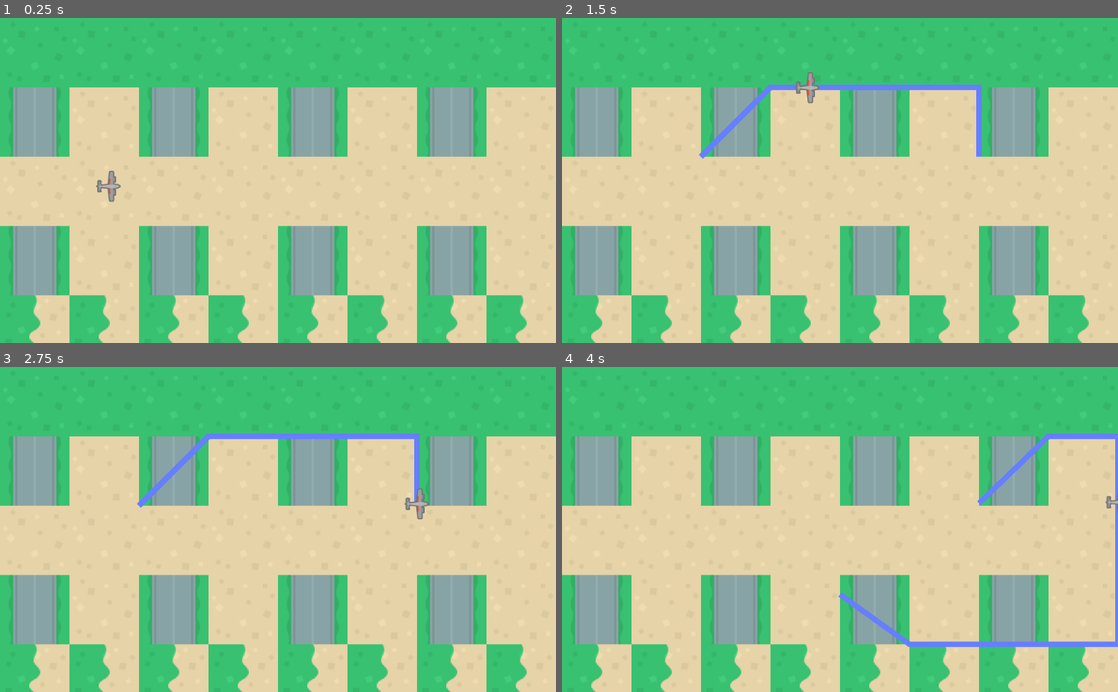
Above: before the commit, frames 1-4 (two rows, left to right).
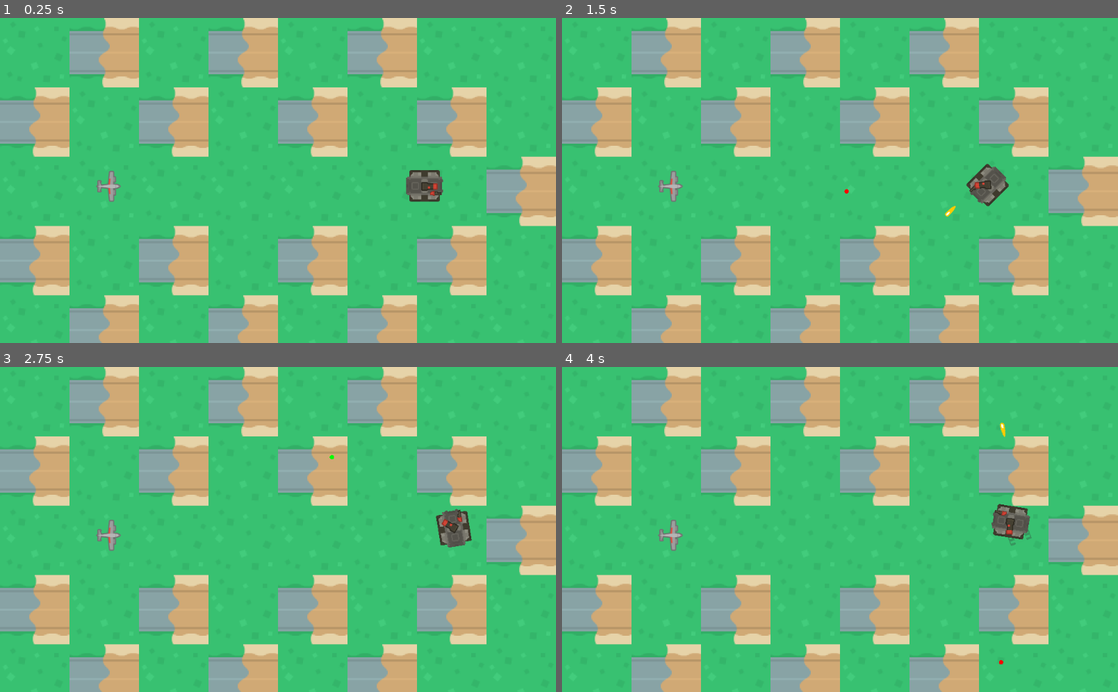
Above: after the commit, the same moments.

Repository: Lucas-B-C-Oliveira/Rougue-Tank-IA
Game: Godot game, scene res://Scenes/TestForPathFinding.tscn
Same seed, same stepped clock (60 frames per second), same inputs: the game is played once before the commit and once after it. This scene is started directly instead of the project's main scene.
Inputs (mouse positions are in pixels of both pictures, inside the frame that each line leads up to):
- Up to frame 1 (0.25 s): no input
- Up to frame 2 (1.5 s): tap Enter at 0.5 s; move the mouse to (962, 164) at 0.52 s; hold Right (ui_right) 0.53-1.28 s; right-click (962, 164) at 0.6 s; click (962, 164) at 0.67 s; move the mouse to (728, 196) at 1.27 s; hold Down (ui_down) from 1.28 s (still down); right-click (728, 196) at 1.35 s
- Up to frame 3 (2.75 s): move the mouse to (333, 458) at 2.02 s; release Down (ui_down) at 2.03 s; hold Right (ui_right) from 2.03 s (still down); right-click (333, 458) at 2.1 s
- Up to frame 4 (4 s): move the mouse to (812, 594) at 2.77 s; release Right (ui_right) at 2.78 s; hold Up (ui_up) 2.78-3.53 s; right-click (812, 594) at 2.85 s; click (812, 594) at 2.92 s; move the mouse to (1006, 578) at 3.52 s; hold Left (ui_left) from 3.53 s (still down); right-click (1006, 578) at 3.6 s

The runs differ from the first frame. In frame 1, 73% of the frame differs, in the area x 0-100%, y 0-100%; in frame 2, 74%; in frame 3, 74%; in frame 4, 74%.

Commit message:
implemented pathfinding in enemy

Diff:
--- a/Game/Scenes/TestForPathFinding.tscn
+++ b/Game/Scenes/TestForPathFinding.tscn
@@ -1,9 +1,13 @@
-[gd_scene load_steps=5 format=2]
+[gd_scene load_steps=7 format=2]
 
 [ext_resource path="res://scripts/TestForPathFinding-DEMO.gd" type="Script" id=1]
 [ext_resource path="res://resources/tileset.tres" type="TileSet" id=2]
 [ext_resource path="res://sprites/Inimigos/rogue_tank_sprites_2/towerDefense_tile271.png" type="Texture" id=3]
 [ext_resource path="res://scripts/Character.gd" type="Script" id=4]
+[ext_resource path="res://Scenes/Tank.tscn" type="PackedScene" id=5]
+
+[sub_resource type="RectangleShape2D" id=1]
+extents = Vector2( 23.0458, 28.6442 )
 
 [node name="Node2D" type="Node2D"]
 script = ExtResource( 1 )
@@ -14,7 +18,7 @@
 tile_set = ExtResource( 2 )
 cell_size = Vector2( 128, 128 )
 format = 1
-tile_data = PoolIntArray( 0, 0, 0, 1, 0, 0, 2, 0, 0, 3, 0, 0, 4, 0, 0, 5, 0, 0, 6, 0, 0, 7, 0, 0, 8, 28, 0, 9, 28, 0, 65536, 4, 0, 65537, 3, 0, 65538, 4, 0, 65539, 3, 0, 65540, 4, 0, 65541, 3, 0, 65542, 4, 0, 65543, 3, 0, 65544, 28, 0, 65545, 28, 0, 131072, 2, 0, 131073, 3, 0, 131074, 2, 0, 131075, 3, 0, 131076, 2, 0, 131077, 3, 0, 131078, 2, 0, 131079, 3, 0, 131080, 28, 0, 131081, 28, 0, 196608, 4, 0, 196609, 3, 0, 196610, 4, 0, 196611, 3, 0, 196612, 4, 0, 196613, 3, 0, 196614, 4, 0, 196615, 3, 0, 196616, 28, 0, 196617, 28, 0, 262144, 28, 0, 262145, 28, 0, 262146, 28, 0, 262147, 28, 0, 262148, 28, 0, 262149, 28, 0, 262150, 28, 0, 262151, 28, 0, 262152, 28, 0, 262153, 28, 0 )
+tile_data = PoolIntArray( 0, 0, 0, 1, 30, 0, 2, 0, 0, 3, 30, 0, 4, 0, 0, 5, 30, 0, 6, 0, 0, 7, 0, 0, 8, 0, 0, 9, 0, 0, 65536, 30, 0, 65537, 0, 0, 65538, 30, 0, 65539, 0, 0, 65540, 30, 0, 65541, 0, 0, 65542, 30, 0, 65543, 0, 0, 65544, 0, 0, 65545, 0, 0, 131072, 0, 0, 131073, 0, 0, 131074, 0, 0, 131075, 0, 0, 131076, 0, 0, 131077, 0, 0, 131078, 0, 0, 131079, 30, 0, 131080, 0, 0, 131081, 0, 0, 196608, 30, 0, 196609, 0, 0, 196610, 30, 0, 196611, 0, 0, 196612, 30, 0, 196613, 0, 0, 196614, 30, 0, 196615, 0, 0, 196616, 0, 0, 196617, 0, 0, 262144, 0, 0, 262145, 30, 0, 262146, 0, 0, 262147, 30, 0, 262148, 0, 0, 262149, 30, 0, 262150, 0, 0, 262151, 0, 0, 262152, 0, 0, 262153, 0, 0 )
 
 [node name="Line2D" type="Line2D" parent="."]
 texture_mode = 56
@@ -23,3 +27,19 @@
 position = Vector2( 199.936, 310.115 )
 texture = ExtResource( 3 )
 script = ExtResource( 4 )
+
+[node name="Area2D" type="Area2D" parent="Character"]
+
+[node name="CollisionShape2D" type="CollisionShape2D" parent="Character/Area2D"]
+shape = SubResource( 1 )
+
+[node name="Timer" type="Timer" parent="."]
+wait_time = 5.0
+autostart = true
+
+[node name="Tank" parent="." instance=ExtResource( 5 )]
+position = Vector2( 782.215, 310.165 )
+bodie = 6
+barrel = 5
+[connection signal="body_shape_entered" from="Character/Area2D" to="Character" method="_on_Area2D_body_shape_entered"]
+[connection signal="timeout" from="Timer" to="." method="_on_Timer_timeout"]
--- a/Game/resources/tileset.tres
+++ b/Game/resources/tileset.tres
@@ -1,12 +1,20 @@
-[gd_resource type="TileSet" load_steps=9 format=2]
+[gd_resource type="TileSet" load_steps=12 format=2]
 
 [ext_resource path="res://sprites/terrainTiles-default.png" type="Texture" id=1]
 
-[sub_resource type="NavigationPolygon" id=1]
+[sub_resource type="NavigationPolygon" id=8]
+vertices = PoolVector2Array( 0, 0, 128, 0, 128, 128, 0, 128 )
+polygons = [ PoolIntArray( 0, 1, 2, 3 ) ]
+
+[sub_resource type="NavigationPolygon" id=9]
 vertices = PoolVector2Array( 0, 0, 128, 0, 128, 128, 0, 128 )
 polygons = [ PoolIntArray( 0, 1, 2, 3 ) ]
 
 [sub_resource type="NavigationPolygon" id=2]
+vertices = PoolVector2Array( 0, 0, 128, 0, 128, 128, 0, 128 )
+polygons = [ PoolIntArray( 0, 1, 2, 3 ) ]
+
+[sub_resource type="NavigationPolygon" id=10]
 vertices = PoolVector2Array( 0, 0, 128, 0, 128, 128, 0, 128 )
 polygons = [ PoolIntArray( 0, 1, 2, 3 ) ]
 
@@ -19,6 +27,10 @@
 
 [sub_resource type="ConvexPolygonShape2D" id=4]
 points = PoolVector2Array( 24, 0, 32, 0, 32, 128, 24, 128 )
+
+[sub_resource type="NavigationPolygon" id=11]
+vertices = PoolVector2Array( 0, 0, 128, 0, 128, 128, 0, 128 )
+polygons = [ PoolIntArray( 0, 1, 2, 3 ) ]
 
 [sub_resource type="ConvexPolygonShape2D" id=5]
 points = PoolVector2Array( 128, 24, 128, 32, 0, 32, 0, 24 )
@@ -35,7 +47,7 @@
 0/tile_mode = 0
 0/occluder_offset = Vector2( 0, 0 )
 0/navigation_offset = Vector2( 0, 0 )
-0/navigation = SubResource( 1 )
+0/navigation = SubResource( 8 )
 0/shapes = [  ]
 0/z_index = 0
 1/name = "tile2"
@@ -56,6 +68,7 @@
 2/tile_mode = 0
 2/occluder_offset = Vector2( 0, 0 )
 2/navigation_offset = Vector2( 0, 0 )
+2/navigation = SubResource( 9 )
 2/shapes = [  ]
 2/z_index = 0
 3/name = "tile4"
@@ -99,6 +112,7 @@
 5/tile_mode = 0
 5/occluder_offset = Vector2( 0, 0 )
 5/navigation_offset = Vector2( 0, 0 )
+5/navigation = SubResource( 11 )
 5/shapes = [  ]
 5/z_index = 0
 6/name = "tile7"
@@ -452,5 +466,6 @@
 39/tile_mode = 0
 39/occluder_offset = Vector2( 0, 0 )
 39/navigation_offset = Vector2( 0, 0 )
+39/navigation = SubResource( 10 )
 39/shapes = [  ]
 39/z_index = 0
--- a/Game/scripts/Character.gd
+++ b/Game/scripts/Character.gd
@@ -35,6 +35,7 @@
 		start_point = path[0]
 		path.remove(0)
 
+
 func set_path(value : PoolVector2Array) -> void:
 
 	path = value
@@ -43,3 +44,12 @@
 		return
 
 	set_process(true)
+
+
+
+
+
+
+func _on_Area2D_body_shape_entered(body_id, body, body_shape, area_shape):
+	##get_tree().
+	pass
--- a/Game/scripts/TestForPathFinding-DEMO.gd
+++ b/Game/scripts/TestForPathFinding-DEMO.gd
@@ -3,6 +3,7 @@
 onready var nav_2d : Navigation2D = $Navigation2D
 onready var line_2d : Line2D = $Line2D
 onready var character : Sprite = $Character
+onready var player : KinematicBody2D = $Tank
 
 func _unhandled_input(event: InputEvent) -> void:
 
@@ -12,6 +13,11 @@
 	if event.button_index != BUTTON_LEFT or not event.pressed:
 		return
 
-	var new_path : = nav_2d.get_simple_path(character.global_position , event.global_position)
+
+
+func _on_Timer_timeout():
+
+	var new_path : = nav_2d.get_simple_path(character.global_position , player.global_position)
 	line_2d.points = new_path
 	character.path = new_path
+	print("Chamou o Timer")
